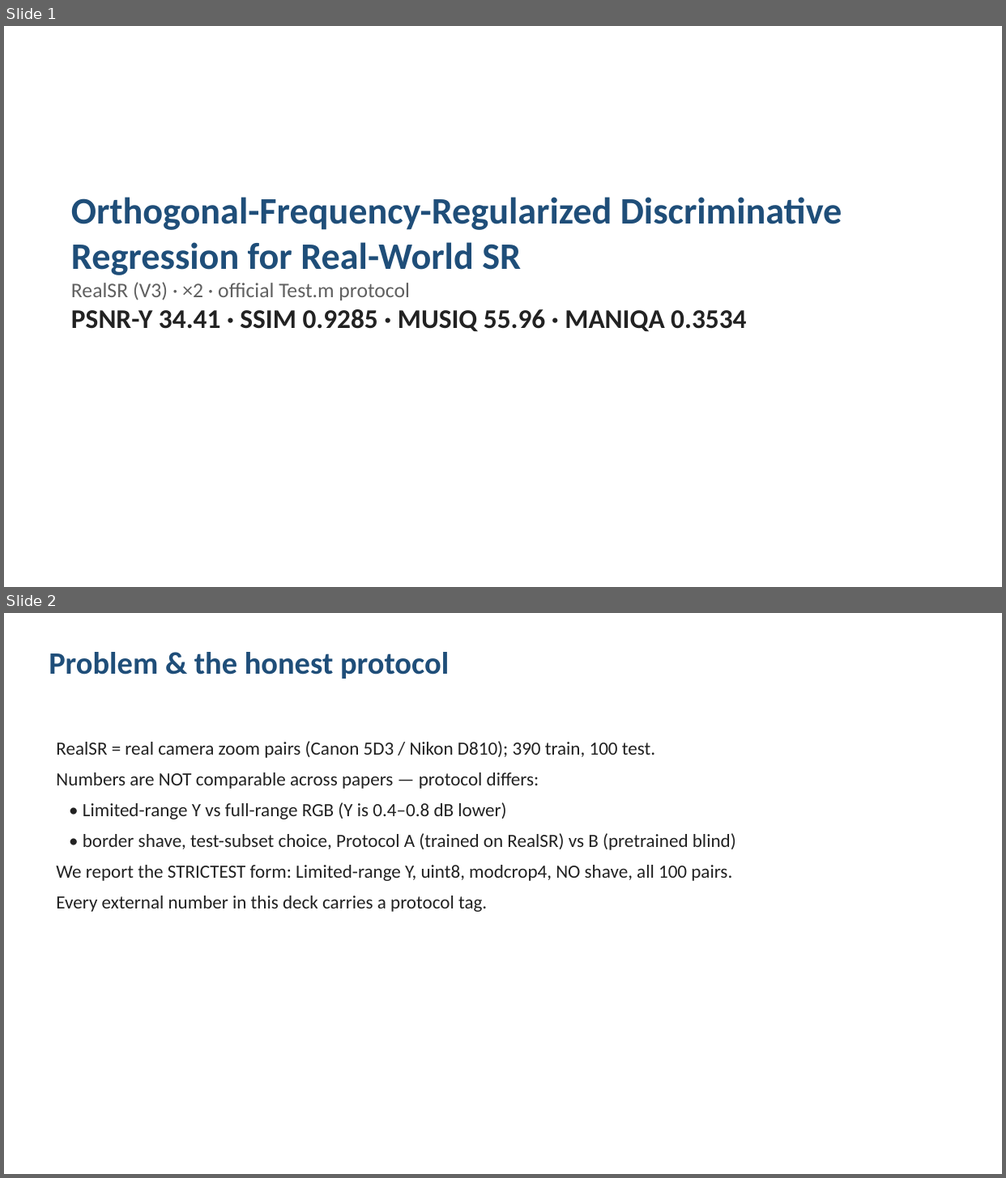
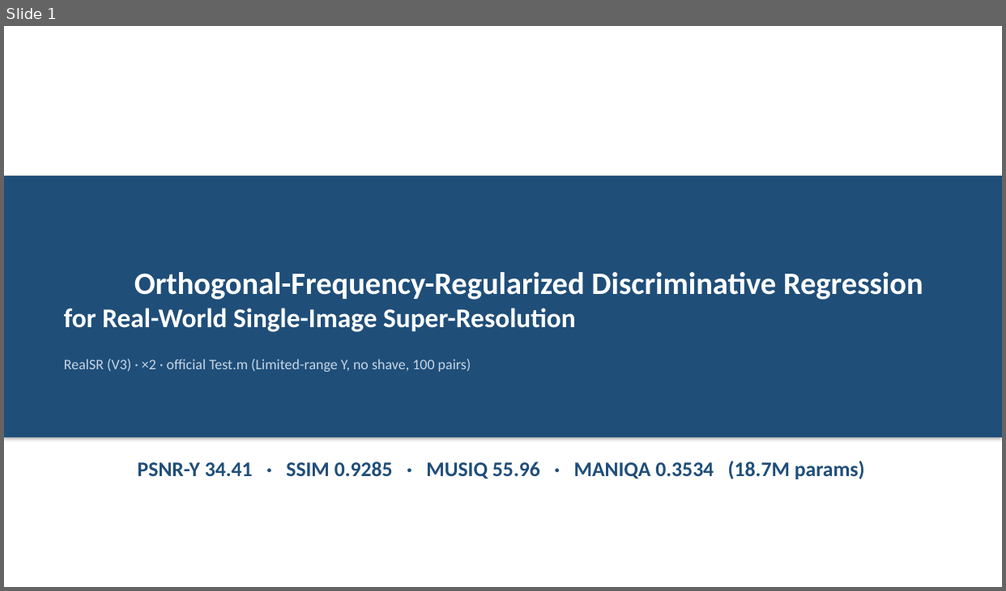
Before and after one commit to KiritoFD/SwinIR-refine, a slide deck: docs/slides.pptx. Shown one above the other, each under a label of ours: slides 1 and 2 before the commit, slide 1 after it. The pictures are 1006x1178 and 1006x591 pixels, drawn with LibreOffice and Linux fonts; fonts in the diff are those of the drawing. Boxes give left, top, right and bottom in pixels: in the first picture for what was removed or moved away, otherwise in the second. Text is boxed around its words. In the diff, an @@ line names an element or a change of style, - is before the commit and + after.

Commit message:
Visualization upgrade: 4 paper-grade figures (results/ablation/ceiling/tradeoff) + styled 12-slide pptx with embedded figures + figure gallery in README

```diff
--- a/docs/slides.pptx
+++ b/docs/slides.pptx
@@ slide 2 removed at (x1=4, y1=613, x2=1002, y2=1174), background #FFFFFF @@
@@ text removed at (x1=49, y1=652, x2=449, y2=679) @@
-Problem & the honest protocol
@@ text removed at (x1=56, y1=741, x2=736, y2=912) @@
-RealSR = real camera zoom pairs (Canon 5D3 / Nikon D810); 390 train, 100 test.
-Numbers are NOT comparable across papers — protocol differs:
-• Limited-range Y vs full-range RGB (Y is 0.4–0.8 dB lower)
-• border shave, test-subset choice, Protocol A (trained on RealSR) vs B (pretrained blind)
-We report the STRICTEST form: Limited-range Y, uint8, modcrop4, NO shave, all 100 pairs.
-Every external number in this deck carries a protocol tag.
@@ slide 1 changed as well @@
@@ rectangle "Orthogonal-Frequency-Regularized Discriminative Regression" resized from (x1=71, y1=197, x2=842, y2=332) to (x1=4, y1=176, x2=1002, y2=437) @@
@@ rectangle "Orthogonal-Frequency-Regularized Discriminative Regression" at (x1=4, y1=176, x2=1002, y2=437): vertical alignment top to middle; fill none to #1F4E79; shadow on @@
@@ text in rectangle at (x1=64, y1=272, x2=923, y2=372): text changed; size 36 to 14 pt; text colour #1F4E79 to #FFFFFF @@
-Orthogonal-Frequency-Regularized Discriminative
-Regression for Real-World SR
-RealSR (V3) · ×2 · official Test.m protocol
-PSNR-Y 34.41 · SSIM 0.9285 · MUSIQ 55.96 · MANIQA 0.3534
+Orthogonal-Frequency-Regularized Discriminative Regression
+for Real-World Single-Image Super-Resolution
+RealSR (V3) · ×2 · official Test.m (Limited-range Y, no shave, 100 pairs)
@@ text added at (x1=138, y1=461, x2=865, y2=480), 20 pt, text #1F4E79, bold @@
+PSNR-Y 34.41 · SSIM 0.9285 · MUSIQ 55.96 · MANIQA 0.3534 (18.7M params)
```
Also in this commit, not shown: 5 other slides changed, 6 slides added, 4 other slides removed, 7 other files.
